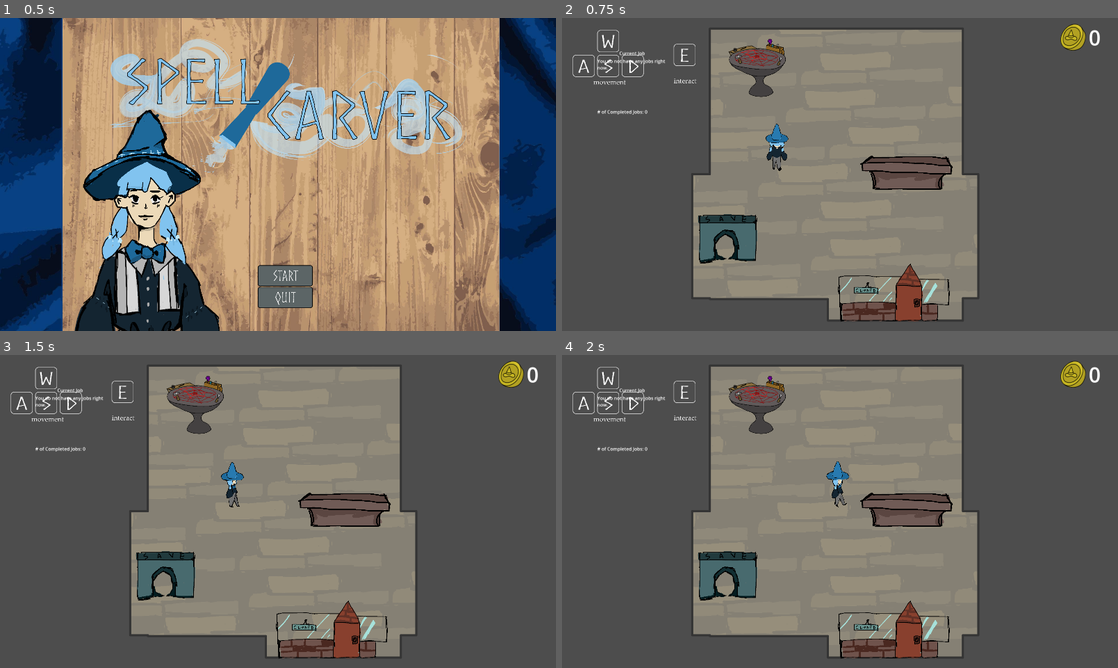
Above: before the commit, frames 1-4 (two rows, left to right).
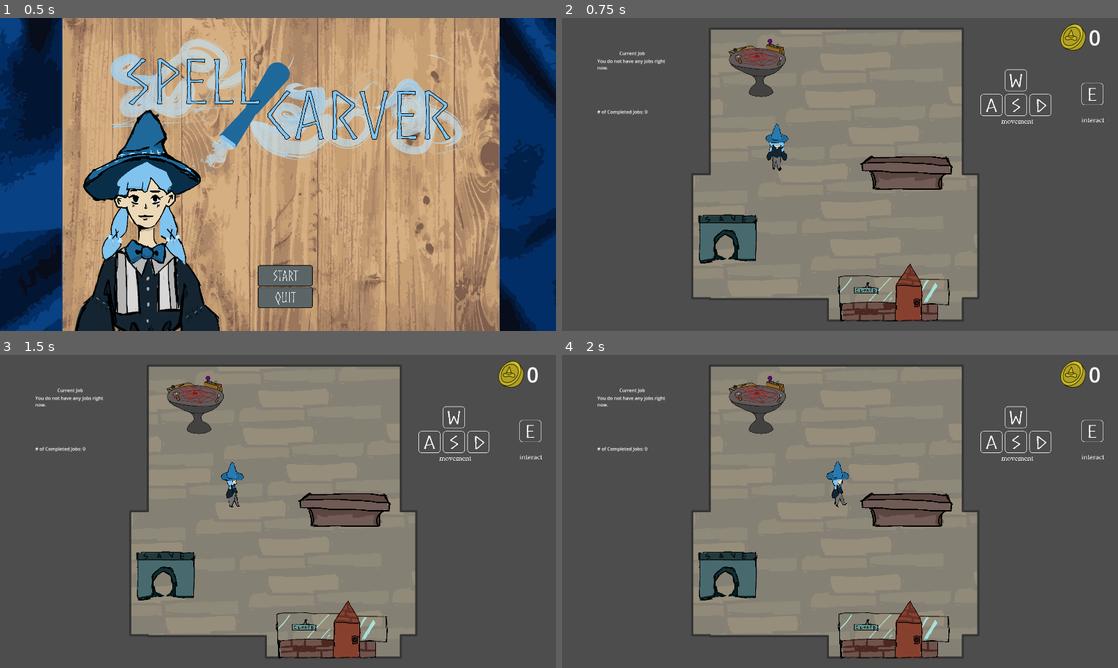
Above: after the commit, the same moments.

Repository: jeepy33/Spellcarver
Game: Godot game, scene res://src/scenes/main.tscn
Two runs of this game, one before a commit and one after it. Both use one fixed random seed, a clock stepped at 60 frames per second and the inputs below.
Inputs (mouse positions are in pixels of both pictures, inside the frame that each line leads up to):
- Up to frame 1 (0.5 s): no input
- Up to frame 2 (0.75 s): click (845, 274) at 0.5 s
- Up to frame 3 (1.5 s): tap Enter at 1.25 s; hold Right (ui_right) from 1.28 s (still down); tap E (select_object) at 1.35 s
- Up to frame 4 (2 s): keep holding Right (ui_right)

Frame 1 is identical in both runs. In frame 2, 0.8% of the frame differs, in the area x 1-98%, y 3-34%; in frame 3, 0.8%; in frame 4, 0.8%.

Commit message:
rune stuff

Diff:
--- a/src/scenes/shop.tscn
+++ b/src/scenes/shop.tscn
@@ -1,5 +1,4 @@
-[gd_scene load_steps=38 format=3 uid="uid://d328gsf3iugak"]
-
+[gd_scene load_steps=39 format=3 uid="uid://d328gsf3iugak"]
 
 [ext_resource type="Script" path="res://src/scripts/shop.gd" id="1_hwtng"]
 [ext_resource type="PackedScene" uid="uid://cj1x2tjlhwp4x" path="res://src/scenes/player.tscn" id="1_lu3kv"]
@@ -14,12 +13,9 @@
 [ext_resource type="PackedScene" uid="uid://c5iusm86jg3xn" path="res://src/scenes/npc.tscn" id="9_vfvce"]
 [ext_resource type="Texture2D" uid="uid://d3iq8o5ngwbq7" path="res://assets/store/floor.png" id="11_3ey0b"]
 [ext_resource type="Texture2D" uid="uid://cenv6iff5yqsr" path="res://assets/store/counter.png" id="12_e6nj4"]
-
+[ext_resource type="Texture2D" uid="uid://cwwlhg54fl5sk" path="res://assets/UI/gold_coin.png" id="13_0j4cc"]
 [ext_resource type="Script" path="res://src/scripts/jobDesc.gd" id="13_ba10p"]
-
-[ext_resource type="Texture2D" uid="uid://cwwlhg54fl5sk" path="res://assets/UI/gold_coin.png" id="13_0j4cc"]
 [ext_resource type="Texture2D" uid="uid://bdmvnnksgd1rd" path="res://assets/UI/controls.png" id="14_cwbxr"]
-
 
 [sub_resource type="CapsuleShape2D" id="CapsuleShape2D_0eeak"]
 radius = 81.5
@@ -281,7 +277,6 @@
 [node name="CollisionShape2D13" type="CollisionShape2D" parent="Area2D"]
 shape = SubResource("SegmentShape2D_bwyro")
 
-
 [node name="jobDesc" type="VBoxContainer" parent="."]
 offset_left = 122.0
 offset_top = 110.0
@@ -322,13 +317,12 @@
 label_settings = SubResource("LabelSettings_a4ttg")
 
 [node name="controls" type="TextureRect" parent="."]
-offset_left = 37.0
-offset_top = 42.0
-offset_right = 1334.0
-offset_bottom = 628.0
+offset_left = 1445.0
+offset_top = 177.0
+offset_right = 2742.0
+offset_bottom = 763.0
 scale = Vector2(0.33, 0.33)
 texture = ExtResource("14_cwbxr")
-
 
 [connection signal="leaveNPC" from="." to="NPCPath/NPCPathFollow" method="_on_node_2d_leave_npc"]
 [connection signal="leaveNPC" from="." to="NPCPath/NPCPathFollow/npc" method="_on_node_2d_leave_npc"]
--- a/src/scripts/global.gd
+++ b/src/scripts/global.gd
@@ -5,7 +5,7 @@
 # set in talkscene, NPCPathFollow, used in npc
 var acceptedJob = false
 
-var tome_pages = 4
+var tome_pages = 16
 
 var master_quadrant = 0
 
@@ -41,8 +41,8 @@
 var control = [low_potency,high_potency,low_duration,high_duration]
 var arcane = [light,shadow,time,space]
 var form = [gas,liquid,solid,formless]
-#                                     blank                                          fire                                   low potency
-var tome_contents = [full,fire,low_potency,water]
+
+var tome_contents = [full,fire,water,air,earth,low_potency,high_potency,low_duration,high_duration,light,shadow,time,space,gas,liquid,solid]
 
 
 var taskDone = false
--- a/src/scripts/rune.gd
+++ b/src/scripts/rune.gd
@@ -142,7 +142,7 @@
 func arr_to_string(arr: Array) -> String:
 	var s = ""
 	for i in arr:
-		s += str(i) + ", "
+		s += str(i) + " "
 	return s
 
 func arr_sum(arr: Array) -> int:
@@ -286,7 +286,8 @@
 
 
 func _on_runes_confirmed():
-	pass # Replace with function body.
+	Global.curRune = arr_to_string(runes)
+	get_tree().change_scene_to_file("res://src/scenes/shop.tscn")
 
 
 func _on_exit_pressed():
